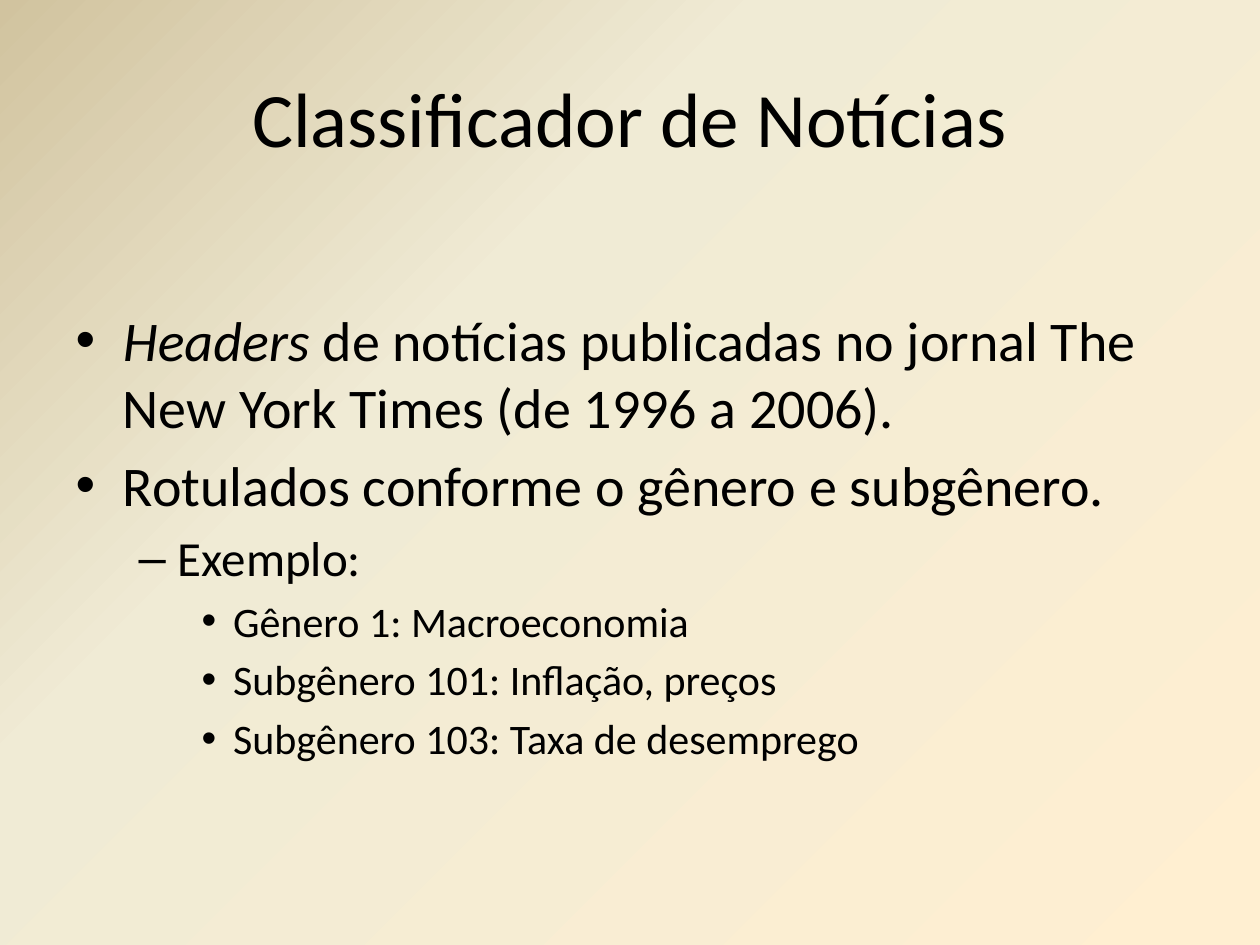
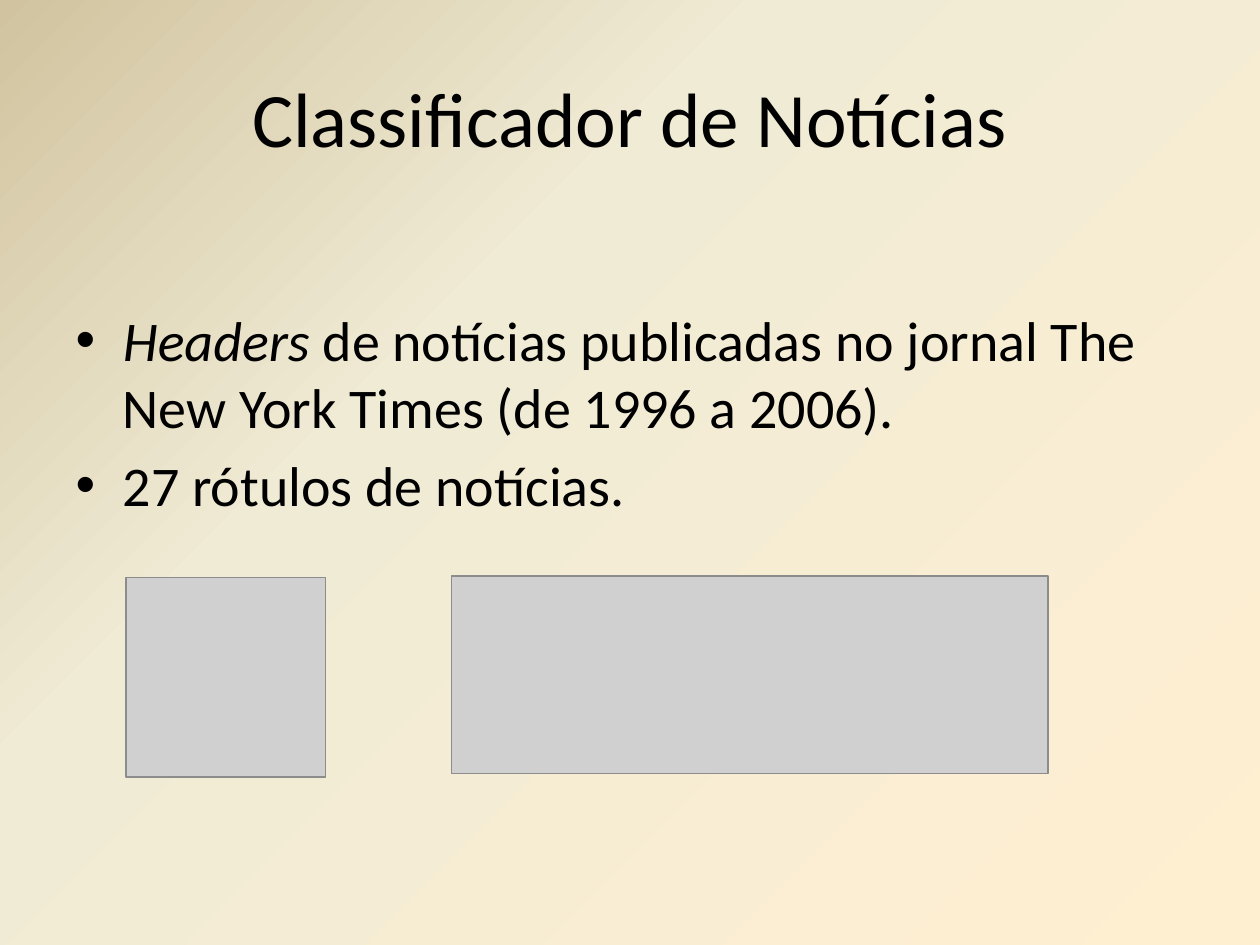
Before and after one commit to mmcastanho/python_kdd, a slide deck: slide 3 of Etapa1_Andre_Matheus.pptx (slide 5 before the commit). Drawn at 1260x945 pixels with LibreOffice and Linux fonts; fonts in the diff are those of the drawing; grey boxes stand for pictures. Boxes give left, top, right and bottom in pixels: in the first picture for what was removed or moved away, otherwise in the second. Text is boxed around its words. In the diff, an @@ line names an element or a change of style, - is before the commit and + after.

```diff
--- a/Etapa1_Andre_Matheus.pptx
+++ b/Etapa1_Andre_Matheus.pptx
@@ text at [123,467,624,507]: text changed; size 24 to 32 pt @@
-• Rotulados conforme o gênero e subgênero.
-  – Exemplo:
-    • Gênero 1: Macroeconomia
-    • Subgênero 101: Inflação, preços
-    • Subgênero 103: Taxa de desemprego
+• 27 rótulos de notícias.
@@ picture added at [126,577,325,776] @@
@@ picture added at [451,576,1047,774] @@
```
Also in this commit, not shown: 3 other slides changed, 6 slides added, 5 slides removed, 3 other files.
